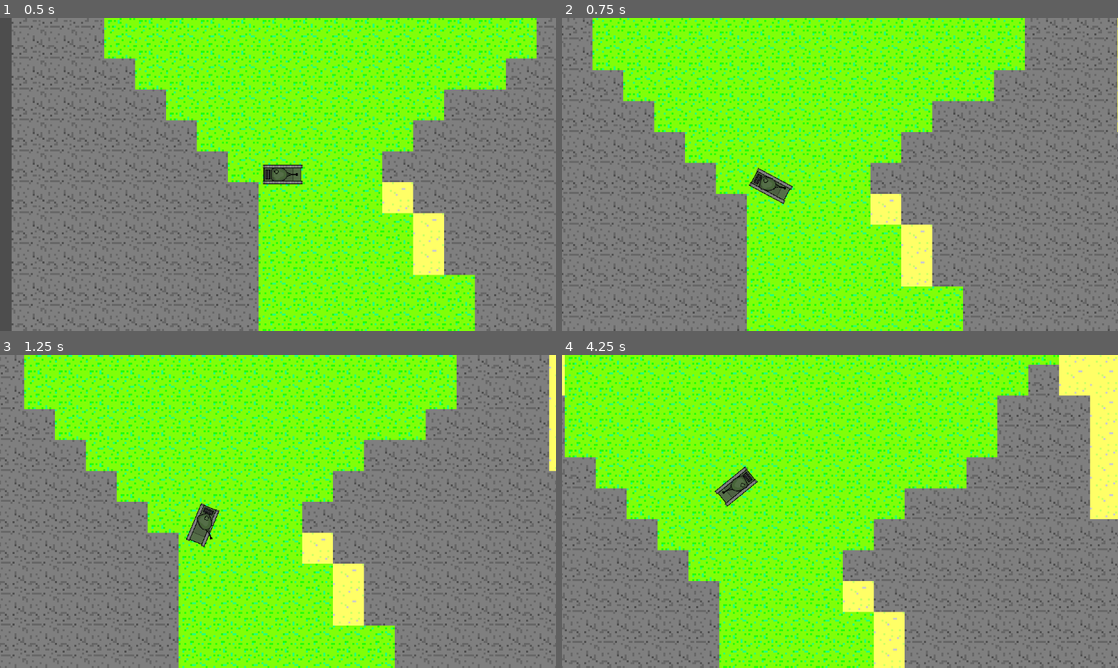
Above: before the commit, frames 1-4 (two rows, left to right).
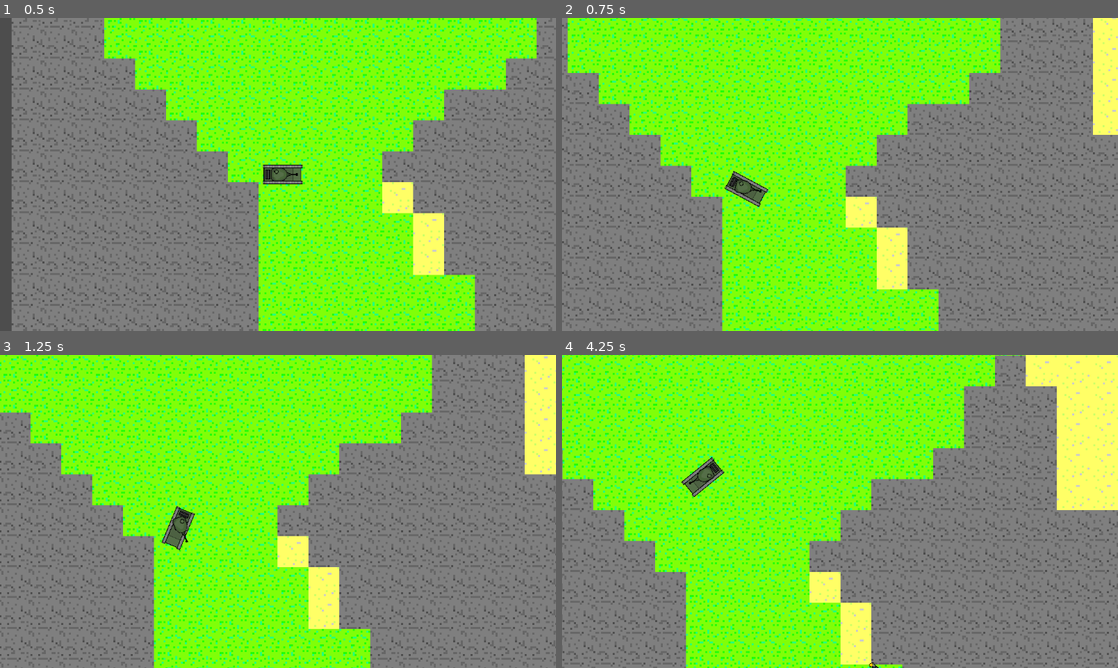
Above: after the commit, the same moments.

Repository: serbel324/GameAboutTank
Game: Godot game, scene res://Maps/World.tscn
Two runs of this game, one before a commit and one after it. Both use one fixed random seed, a clock stepped at 60 frames per second and the inputs below.
Inputs (mouse positions are in pixels of both pictures, inside the frame that each line leads up to):
- Up to frame 1 (0.5 s): no input
- Up to frame 2 (0.75 s): tap Enter at 0.5 s; move the mouse to (962, 158) at 0.52 s; hold D (turn_right) from 0.53 s (still down)
- Up to frame 3 (1.25 s): keep holding D (turn_right)
- Up to frame 4 (4.25 s): move the mouse to (728, 527) at 1.27 s; release D (turn_right) at 1.28 s; hold S (move_backward) 1.28-2.03 s; move the mouse to (895, 442) at 2.02 s; hold D (turn_right) 2.03-2.78 s; move the mouse to (812, 574) at 2.77 s; hold W (move_forward) 2.78-3.53 s; move the mouse to (1006, 558) at 3.52 s; hold A (turn_left) from 3.53 s (still down)

Frame 1 is identical in both runs. In frame 2, 37% of the frame differs, in the area x 0-100%, y 0-100%; in frame 3, 37%; in frame 4, 41%.

Commit message:
fix: now update_camera_position takes camera.zoom into account

Diff:
--- a/Tank/Modules/Turrets/TurretBase.gd
+++ b/Tank/Modules/Turrets/TurretBase.gd
@@ -6,27 +6,26 @@
 	DEAD
 }
 
-@export var camera_view_distance : float = 0.3
-@export var rotation_speed : float = 1.0
+@export var camera_view_distance: float = 0.8
+@export var rotation_speed: float = 1.0
 
-var state : State = State.ALIVE
-var angular_speed : float = 0
+var state: State = State.ALIVE
+var angular_speed: float = 0
 
-var target : Vector2
-var tank : TankController = null
-var camera : Node2D = null
+var target: Vector2
+var tank: TankController = null
+var camera: Camera2D = null
 
 
 func die() -> void:
 	state = State.DEAD
 
 
-func set_target(target_global : Vector2) -> void:
+func set_target(target_global: Vector2) -> void:
 	target = target_global
 
-
-func update_camera_position(shift : Vector2):
-	camera.position = shift * camera_view_distance + global_position
+func update_camera_position(shift: Vector2):
+	camera.position = shift * camera_view_distance / camera.zoom + global_position
 
 
 # Called when the node enters the scene tree for the first time.
@@ -35,21 +34,21 @@
 	tank = get_node("/root/World/Tank") as TankController
 	assert(tank != null)
 
-	camera = get_node("/root/World/PlayerCamera")
+	camera = get_node("/root/World/PlayerCamera") as Camera2D
 	assert(camera != null)
 
 
-func rotate_to_target(delta : float) -> void:
-	var forward : Vector2 = global_transform.basis_xform(Vector2.RIGHT)
-	var direction_to_target : Vector2 = target - global_position
-	var angle_to_target : float = forward.angle_to(direction_to_target)
+func rotate_to_target(delta: float) -> void:
+	var forward: Vector2 = global_transform.basis_xform(Vector2.RIGHT)
+	var direction_to_target: Vector2 = target - global_position
+	var angle_to_target: float = forward.angle_to(direction_to_target)
 
 	if (angle_to_target > 0):
 		angular_speed = rotation_speed
 	else:
 		angular_speed = -rotation_speed
 
-	var delta_angle : float = angular_speed * delta
+	var delta_angle: float = angular_speed * delta
 	if (delta_angle > 0 && angle_to_target > 0):
 		delta_angle = minf(delta_angle, angle_to_target)
 	elif (delta_angle < 0 && angle_to_target < 0):
@@ -57,7 +56,7 @@
 	rotate(delta_angle)
 
 
-func state_alive(delta : float) -> void:
+func state_alive(delta: float) -> void:
 	rotate_to_target(delta)
 
 
